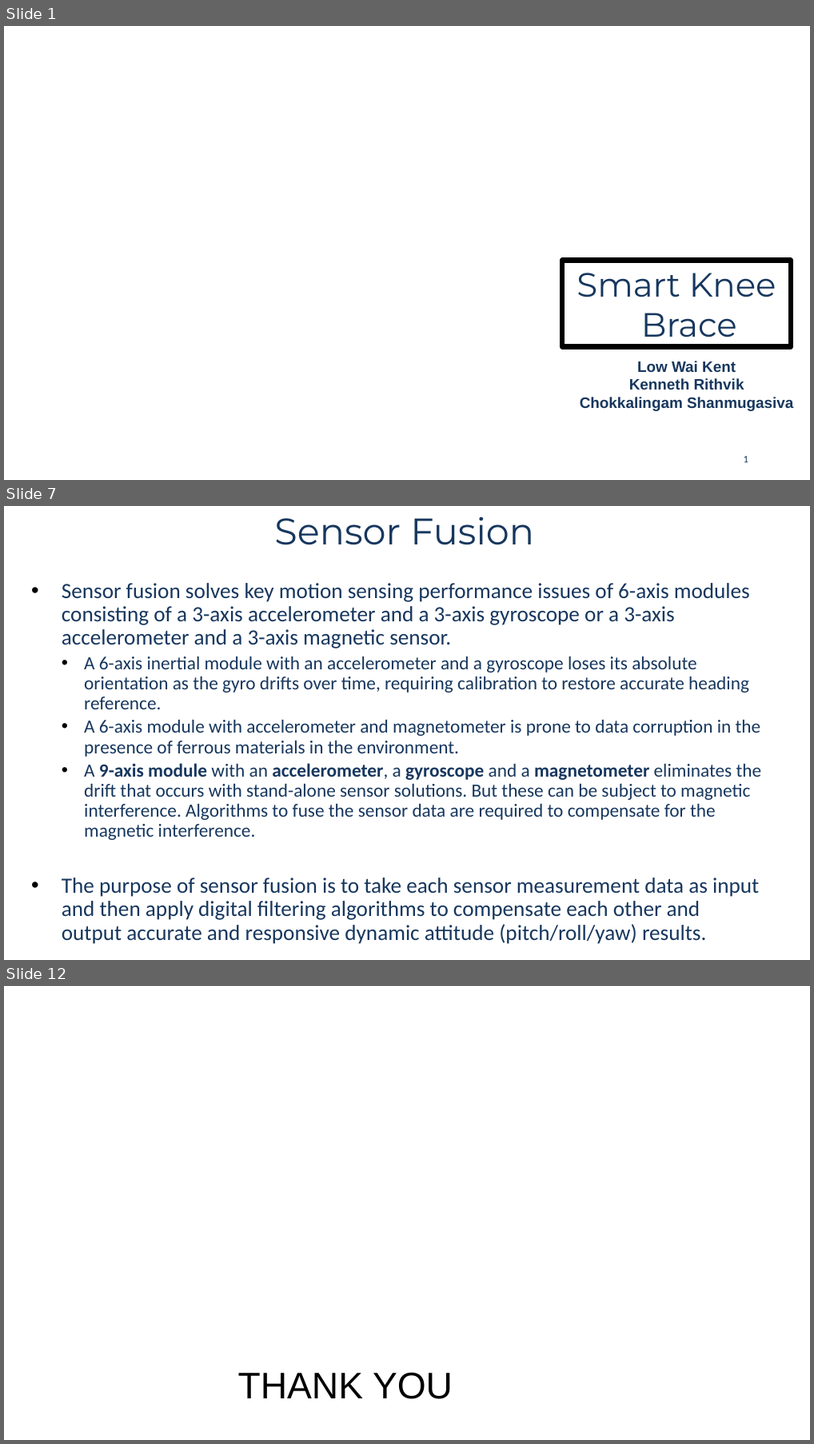
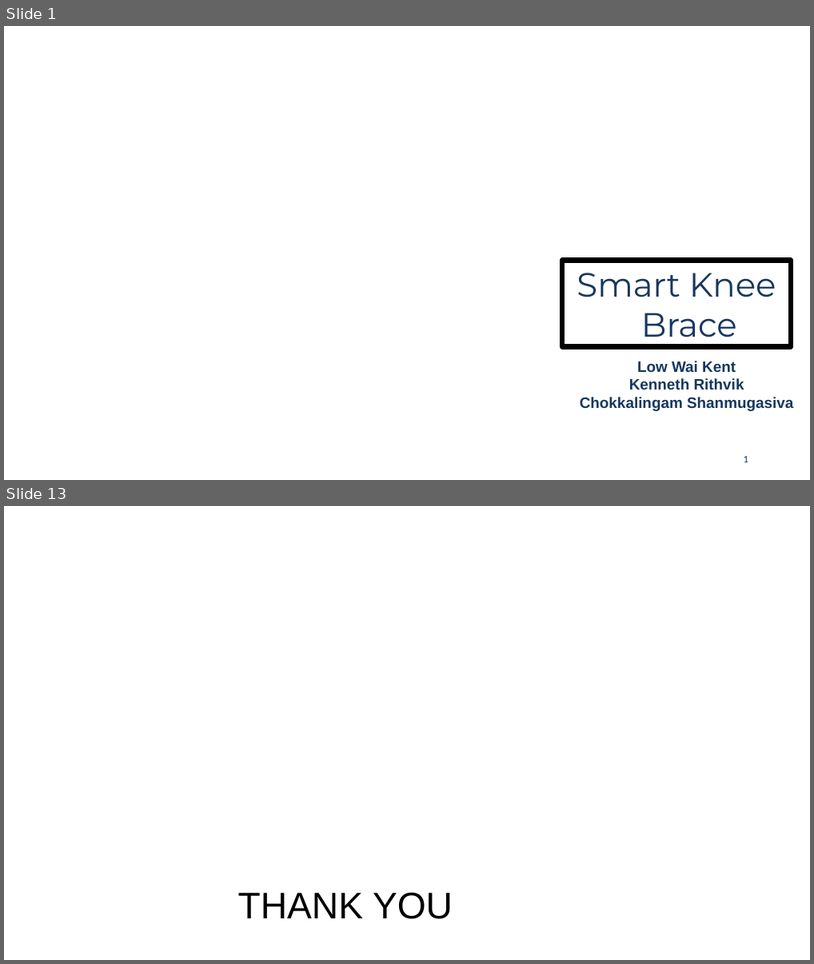
Before and after one commit to kennethrithvik/smart_knee_brace, a slide deck: docs/Smart Knee.pptx. Shown one above the other, each under a label of ours: slides 1, 7 and 12 before the commit, slides 1 and 13 after it; the slides between them are not shown. The pictures are 814x1444 and 814x964 pixels, drawn with LibreOffice and Linux fonts; fonts in the diff are those of the drawing; background and template pictures are left out. Boxes give left, top, right and bottom in pixels: in the first picture for what was removed or moved away, otherwise in the second. Text is boxed around its words. In the diff, an @@ line names an element or a change of style, - is before the commit and + after.

```diff
--- a/docs/Smart Knee.pptx
+++ b/docs/Smart Knee.pptx
@@ slide 7 removed at <box>4,506,810,960</box>, background picture (left out) @@
@@ text removed at <box>274,516,534,545</box> @@
-Sensor Fusion
@@ text removed at <box>62,583,762,944</box> @@
-• Sensor fusion solves key motion sensing performance issues of 6-axis modules consisting of a 3-axis accelerometer and a 3-axis gyroscope or a 3-axis accelerometer and a 3-axis magnetic sensor.
-  • A 6-axis inertial module with an accelerometer and a gyroscope loses its absolute orientation as the gyro drifts over time, requiring calibration to restore accurate heading reference.
-  • A 6-axis module with accelerometer and magnetometer is prone to data corruption in the presence of ferrous materials in the environment.
-  • A 9-axis module with an accelerometer, a gyroscope and a magnetometer eliminates the drift that occurs with stand-alone sensor solutions. But these can be subject to magnetic interference. Algorithms to fuse the sensor data are required to compensate for the magnetic interference.
-• The purpose of sensor fusion is to take each sensor measurement data as input and then apply digital filtering algorithms to compensate each other and output accurate and responsive dynamic attitude (pitch/roll/yaw) results.
@@ what was slide 12 is now slide 13 @@
```
Also in this commit, not shown: 8 slides changed, 3 slides added, 2 other slides removed, 13 other files.
